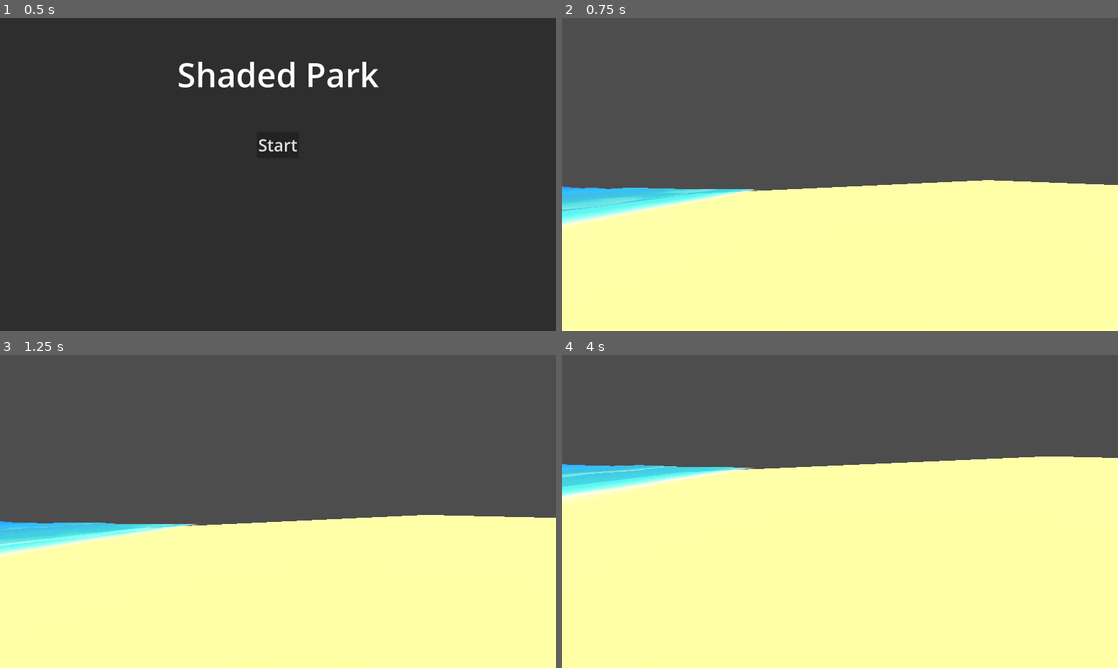
Above: before the commit, frames 1-4 (two rows, left to right).
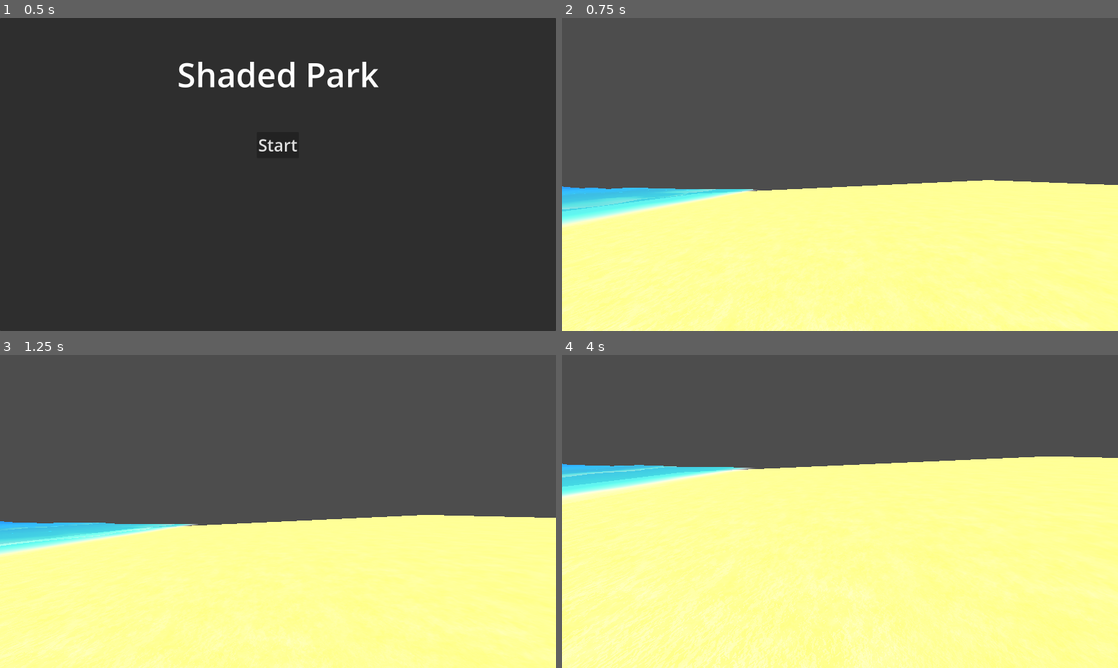
Above: after the commit, the same moments.

Repository: Spooked2/Shaded-Park
Game: Godot game, scene res://main_menu.tscn
The game is run twice, just before and just after one commit, with the same random seed, the same clock (stepped at 60 frames per second) and the same inputs.
Inputs (mouse positions are in pixels of both pictures, inside the frame that each line leads up to):
- Up to frame 1 (0.5 s): no input
- Up to frame 2 (0.75 s): click "Start" at 0.5 s
- Up to frame 3 (1.25 s): no input
- Up to frame 4 (4 s): move the mouse to (867, 511) at 1.27 s; hold W (move_forward) from 1.28 s (still down); move the mouse to (812, 511) at 2.02 s; move the mouse to (851, 505) at 2.77 s; move the mouse to (834, 517) at 3.52 s

Frame 1 is identical in both runs. In frame 2, 1.3% of the frame differs, in the area x 0-100%, y 57-100%; in frame 3, 1.5%; in frame 4, 2.7%, in the area x 0-100%, y 38-100%.

Commit message:
ADD basic sand texture

Diff:
--- a/assets/shaders/beach/ocean.gdshader
+++ b/assets/shaders/beach/ocean.gdshader
@@ -9,7 +9,7 @@
 uniform float wave_intensity: hint_range(0.0, 5.0) = 1.0;
 uniform float wave_scale: hint_range(0.0, 4.0) = 1.0;
 
-const int wave_detail = 128;
+const int wave_detail = 64;
 
 vec2 wave(float amp, float x, float wavelength, float speed) {
 	float freq = 2.0 / wavelength;
--- a/assets/shaders/beach/sand.gdshader
+++ b/assets/shaders/beach/sand.gdshader
@@ -1,11 +1,46 @@
 shader_type spatial;
 
 uniform vec3 base_color: source_color;
+uniform sampler2D color_noise;
+uniform sampler2D coarse_bump_noise;
+uniform sampler2D fine_bump_noise;
+uniform sampler2D glitter_noise;
+
+varying vec2 vertex_center;
 
 void vertex() {
-	// Called for every vertex the material is visible on.
+	vertex_center = (VERTEX.xz / 2.0) + 0.5;
 }
 
 void fragment() {
-	ALBEDO = base_color;
+	vec3 fine_bumps = texture(fine_bump_noise, vertex_center).xyz;
+	vec3 coarse_bumps = texture(coarse_bump_noise, vertex_center).xyz;
+
+	NORMAL_MAP = mix(fine_bumps, coarse_bumps, 0.8);
+
+	vec3 color = texture(color_noise, vertex_center).rgb;
+
+	ALBEDO = color;
+
+	ROUGHNESS = 0.99;
+	METALLIC = 0.0;
+	SPECULAR = 0.1;
 }
+
+void light() {
+	float glitter = texture(glitter_noise, vertex_center).x;
+
+	if (glitter > 0.5) {
+		vec3 half_way = normalize(VIEW + LIGHT);
+		float half_way_dot = dot(NORMAL, half_way);
+		float specular_amount = pow(half_way_dot, 10.0) * ATTENUATION;
+		SPECULAR_LIGHT += 0.03 * specular_amount * LIGHT_COLOR;
+	}
+
+	//vec3 half_way = normalize(VIEW + LIGHT);
+	//float half_way_dot = dot(NORMAL, half_way);
+	//float specular_amount = pow(half_way_dot, 10.0) * ATTENUATION;
+	//SPECULAR_LIGHT += 0.03 * specular_amount * LIGHT_COLOR;
+
+	DIFFUSE_LIGHT += clamp(dot(NORMAL, LIGHT), 0.0, 1.0) * ATTENUATION * LIGHT_COLOR / PI;
+}
--- a/levels/beach/beach.tscn
+++ b/levels/beach/beach.tscn
@@ -7,10 +7,74 @@
 [sub_resource type="Environment" id="Environment_k8g7j"]
 background_color = Color(0.3372549, 0.39607844, 0.49019608, 1)
 
+[sub_resource type="FastNoiseLite" id="FastNoiseLite_k8g7j"]
+noise_type = 2
+seed = 3
+frequency = 0.0056
+fractal_octaves = 3
+fractal_lacunarity = 1.86
+fractal_gain = 0.1
+domain_warp_enabled = true
+
+[sub_resource type="NoiseTexture2D" id="NoiseTexture2D_3bnml"]
+noise = SubResource("FastNoiseLite_k8g7j")
+seamless = true
+as_normal_map = true
+seamless_blend_skirt = 0.404
+bump_strength = 10.0
+
+[sub_resource type="Gradient" id="Gradient_xiuwc"]
+offsets = PackedFloat32Array(0.015873017, 0.5, 0.9444444)
+colors = PackedColorArray(0.47213274, 0.3970826, 0.18467838, 1, 0.7411467, 0.6363859, 0.3447301, 1, 0.8918861, 0.79817784, 0.54355586, 1)
+
+[sub_resource type="FastNoiseLite" id="FastNoiseLite_2wo80"]
+noise_type = 3
+frequency = 0.0072
+fractal_octaves = 8
+fractal_gain = 0.995
+domain_warp_enabled = true
+domain_warp_fractal_octaves = 3
+
+[sub_resource type="NoiseTexture2D" id="NoiseTexture2D_3wert"]
+noise = SubResource("FastNoiseLite_2wo80")
+color_ramp = SubResource("Gradient_xiuwc")
+seamless = true
+normalize = false
+seamless_blend_skirt = 0.401
+
+[sub_resource type="FastNoiseLite" id="FastNoiseLite_07d7i"]
+noise_type = 3
+frequency = 0.0445
+fractal_octaves = 6
+fractal_lacunarity = 2.245
+fractal_gain = 0.815
+domain_warp_enabled = true
+
+[sub_resource type="NoiseTexture2D" id="NoiseTexture2D_2wo80"]
+noise = SubResource("FastNoiseLite_07d7i")
+seamless = true
+as_normal_map = true
+bump_strength = 7.0
+
+[sub_resource type="FastNoiseLite" id="FastNoiseLite_3bnml"]
+noise_type = 0
+frequency = 0.0052
+fractal_octaves = 6
+fractal_gain = 1.54
+fractal_weighted_strength = 1.0
+
+[sub_resource type="NoiseTexture2D" id="NoiseTexture2D_xiuwc"]
+noise = SubResource("FastNoiseLite_3bnml")
+as_normal_map = true
+
 [sub_resource type="ShaderMaterial" id="ShaderMaterial_k8g7j"]
 render_priority = 0
 shader = ExtResource("1_h5dy1")
 shader_parameter/base_color = Color(0.7613454, 0.65521103, 0.36146313, 1)
+shader_parameter/color_noise = SubResource("NoiseTexture2D_3wert")
+shader_parameter/coarse_bump_noise = SubResource("NoiseTexture2D_3bnml")
+shader_parameter/fine_bump_noise = SubResource("NoiseTexture2D_2wo80")
+shader_parameter/glitter_noise = SubResource("NoiseTexture2D_xiuwc")
 
 [sub_resource type="PlaneMesh" id="PlaneMesh_i3yn0"]
 size = Vector2(35, 50)
@@ -60,9 +124,17 @@
 [node name="WorldEnvironment" type="WorldEnvironment" parent="." unique_id=341217798]
 environment = SubResource("Environment_k8g7j")
 
-[node name="Sun" type="DirectionalLight3D" parent="." unique_id=598865741]
-transform = Transform3D(-3.2150513e-08, -0.89219993, -0.45164073, -2.9614695e-08, -0.45164073, 0.89219993, -1, 4.2059884e-08, -1.1901749e-08, -49.45382, 24.154816, -5.404437)
+[node name="SunNoon" type="DirectionalLight3D" parent="." unique_id=598865741]
+transform = Transform3D(1.2174371e-07, -0.8925858, -0.45087755, 3.9416967e-08, -0.45087755, 0.8925858, -1, -1.2643895e-07, -1.9708484e-08, -49.45382, 24.154816, -5.404437)
 light_color = Color(0.99892086, 0.8995953, 0.6727849, 1)
+light_energy = 6.0
+light_angular_distance = 0.5
+shadow_enabled = true
+
+[node name="SunEvening" type="DirectionalLight3D" parent="." unique_id=292549406]
+transform = Transform3D(6.248415e-08, -0.21473533, -0.9766723, 8.5383405e-08, -0.9766723, 0.21473533, -1, -9.680916e-08, -4.2691703e-08, -48.416496, 23.654034, 18.654835)
+visible = false
+light_color = Color(0.9708834, 0.7660917, 0.3612064, 1)
 light_energy = 6.0
 light_angular_distance = 0.5
 shadow_enabled = true
